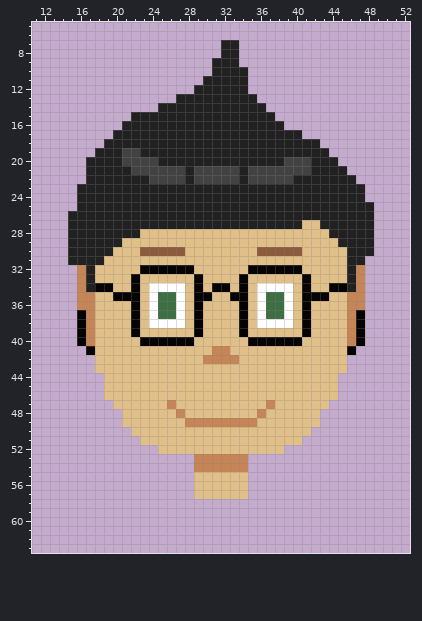
Edited in one commit: pixel-art sprite (LD-45/Assets/Images/mainchara.png). The picture above was drawn from the file before the commit.
The file is 320x320 pixels, drawn in blocks of 5x5; one block is one cell here. Colours within 5 levels of each other are drawn and written as one. Shown: x 11..52, y 5..63. The old version is drawn lined up with the new one.
Now the later version:
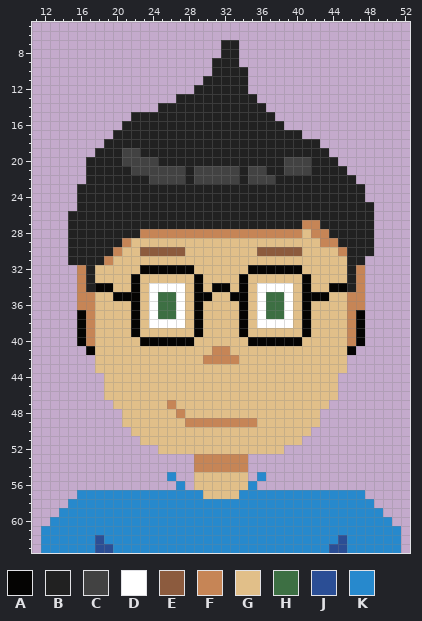
Palette (. is transparent): A #050403  B #212121  C #424242  D #ffffff  E #8c5b3e  F #c68556  G #e1bf89  H #3d6f43  J #2b4e95  K #2789cd
What changed:
whole drawing moved by +0,-6 (the old picture is shown already moved)
Changed rows in their new state; - is an unchanged pixel.
first column x 37:
21 BB-
22 -BB
first column x 19:
27 ----------------------FF---
28 ----FFFFFFFFFFFFFFFFFF-FF--
29 --F---------------------FF-
30 -F------------------------F
31 F--------------------------
first column x 36:
47 -G
48 G-
first column x 12:
55 --------------K---------K---------------
56 ---------------K-------K----------------
57 ----KKKKKKKKKKKKKK----KKKKKKKKKKKKKK----
58 ---KKKKKKKKKKKKKKKKKKKKKKKKKKKKKKKKKK---
59 --KKKKKKKKKKKKKKKKKKKKKKKKKKKKKKKKKKKK--
60 -KKKKKKKKKKKKKKKKKKKKKKKKKKKKKKKKKKKKKK-
61 KKKKKKKKKKKKKKKKKKKKKKKKKKKKKKKKKKKKKKKK
62 KKKKKKJKKKKKKKKKKKKKKKKKKKKKKKKKKJKKKKKK
63 KKKKKKJJKKKKKKKKKKKKKKKKKKKKKKKKJJKKKKKK
Changed places in both pictures, as pixel boxes (x1, y1, x2, y2):
changed: (266, 166, 293, 184)
changed: (104, 220, 347, 265)
changed: (257, 400, 275, 418)
changed: (41, 472, 401, 553)
